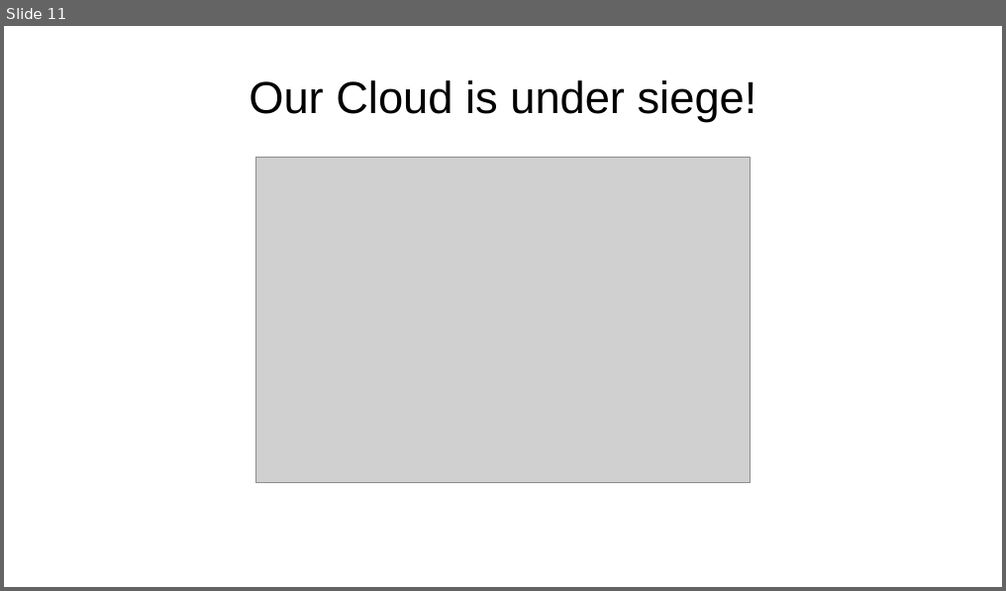
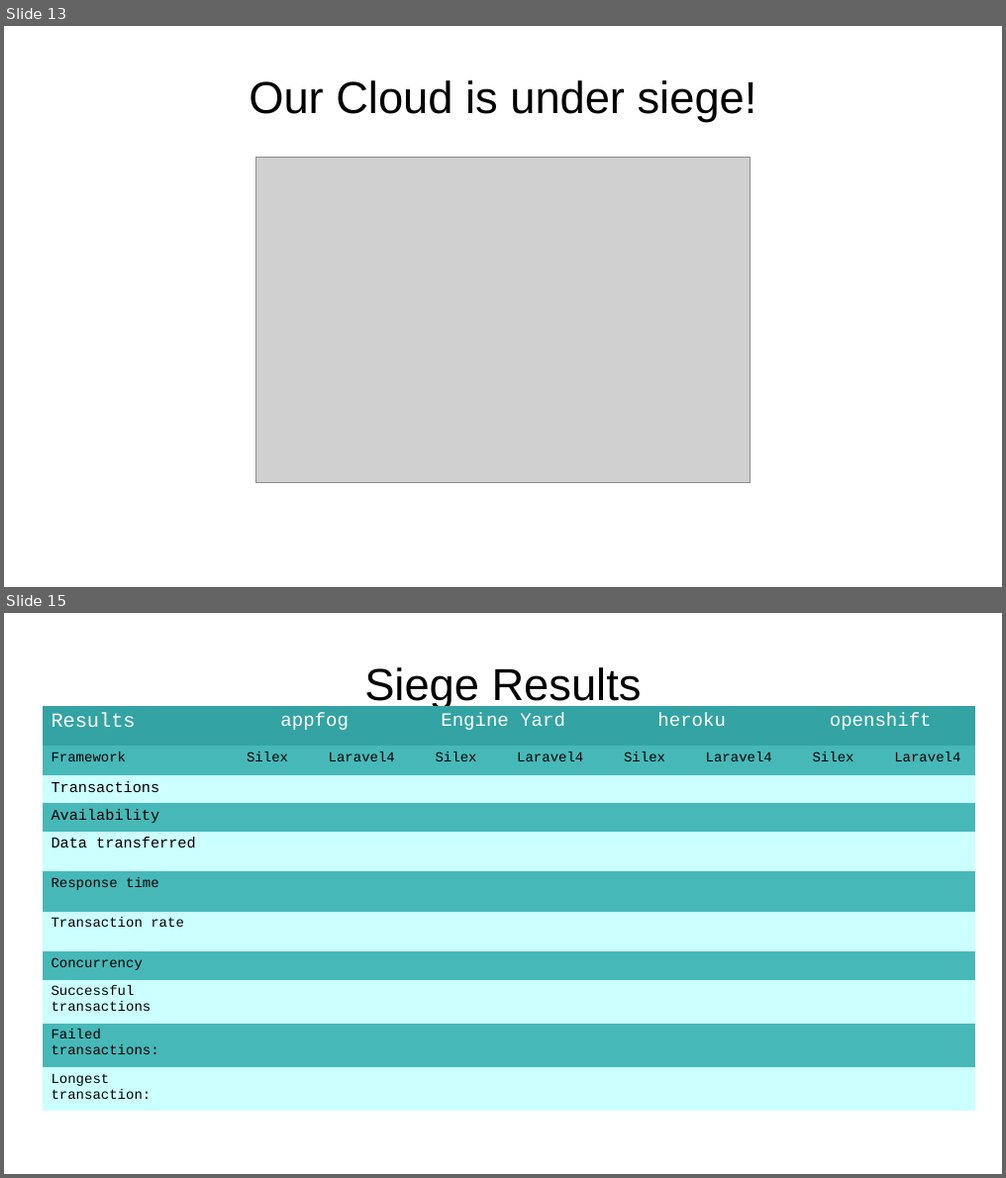
Before and after one commit to emgiezet/meetphp-8, a slide deck: presentation/presentation.odp. Shown one above the other, each under a label of ours: slide 11 before the commit, slides 13 and 15 after it; the slides between them are not shown. The pictures are 1006x591 and 1006x1178 pixels, drawn with LibreOffice and Linux fonts; fonts in the diff are those of the drawing; grey boxes stand for pictures; background and template pictures are left out. Boxes give left, top, right and bottom in pixels: in the first picture for what was removed or moved away, otherwise in the second. Text is boxed around its words. In the diff, an @@ line names an element or a change of style, - is before the commit and + after.

```diff
--- a/presentation/presentation.odp
+++ b/presentation/presentation.odp
@@ slide 15 added at [4, 613, 1002, 1174], background picture (left out) @@
@@ title added at [364, 667, 642, 709], 35.7 pt, text #000000 @@
+Siege Results
@@ table added at [42, 706, 974, 1111], 11 rows, 9 columns @@
+Results | appfog |  | Engine Yard |  | heroku |  | openshift | 
+Framework | Silex | Laravel4 | Silex | Laravel4 | Silex | Laravel4 | Silex | Laravel4
+Transactions |  |  |  |  |  |  |  | 
+Availability |  |  |  |  |  |  |  | 
+Data transferred |  |  |  |  |  |  |  | 
+Response time |  |  |  |  |  |  |  | 
+Transaction rate |  |  |  |  |  |  |  | 
+Concurrency |  |  |  |  |  |  |  | 
+Successful transactions |  |  |  |  |  |  |  | 
+Failed transactions: |  |  |  |  |  |  |  | 
+Longest transaction: |  |  |  |  |  |  |  | 
@@ what was slide 11 is now slide 13 @@
```
Also in this commit, not shown: 2 slides changed, 3 other slides added, 2 other files.
